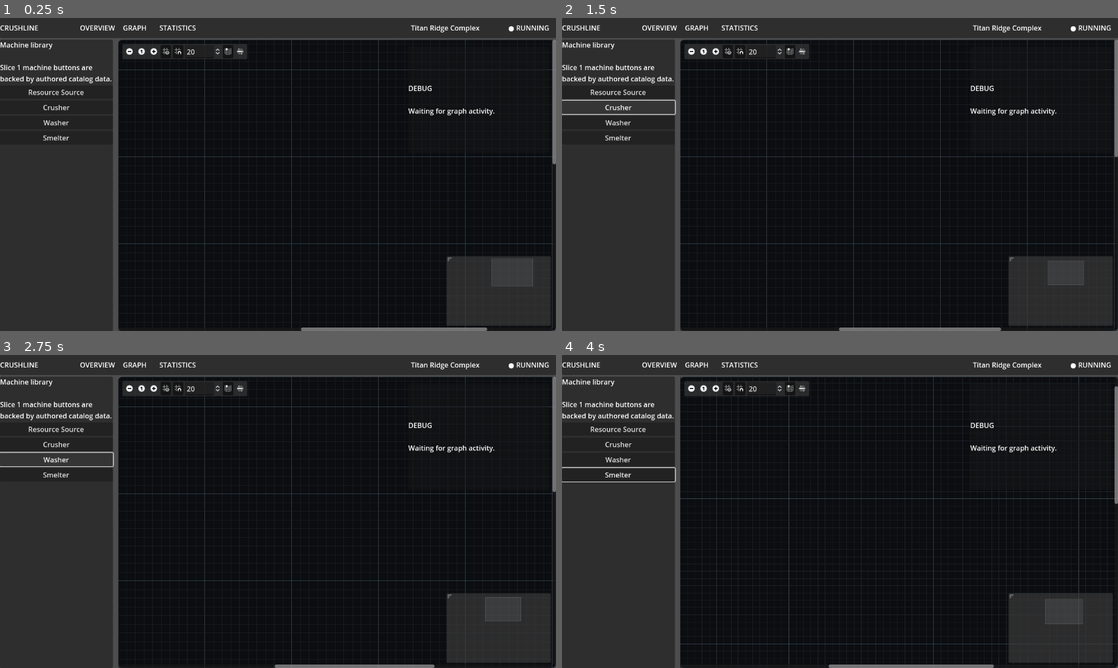
Above: before the commit, frames 1-4 (two rows, left to right).
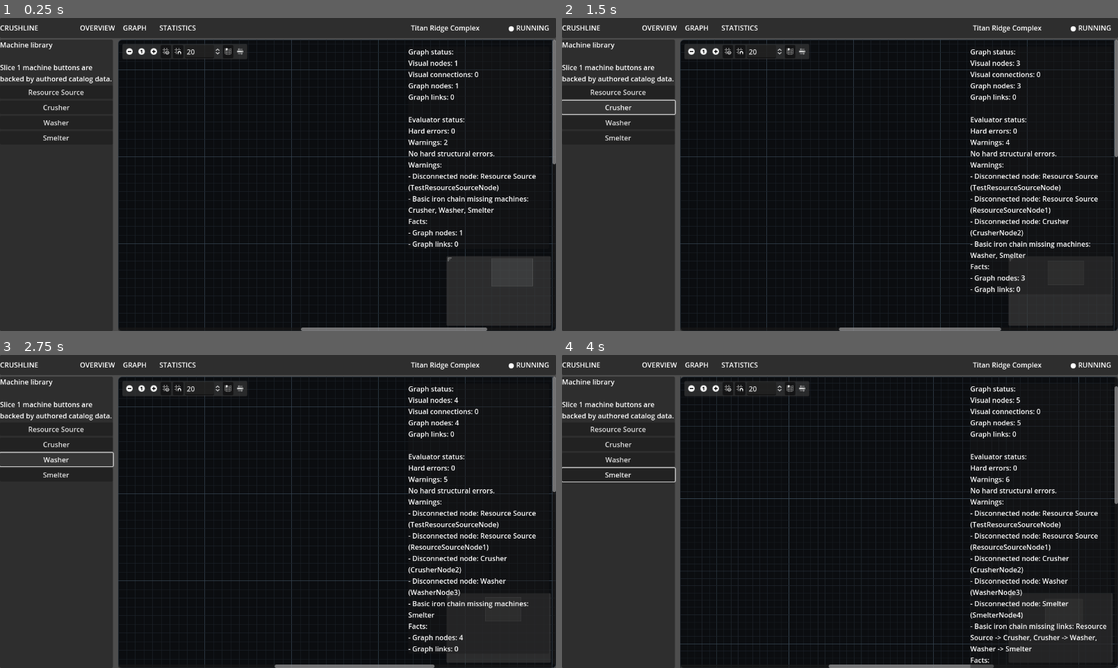
Above: after the commit, the same moments.

Repository: killerbearddude/Crushline-Godot
Game: Godot game, scene res://scenes/main/Main.tscn
Two runs of this game, one before a commit and one after it. Both use one fixed random seed, a clock stepped at 60 frames per second and the inputs below.
Inputs (mouse positions are in pixels of both pictures, inside the frame that each line leads up to):
- Up to frame 1 (0.25 s): no input
- Up to frame 2 (1.5 s): click "Resource Source" at 0.5 s; click "Crusher" at 1.25 s
- Up to frame 3 (2.75 s): click "Washer" at 2 s
- Up to frame 4 (4 s): click "Smelter" at 2.75 s; click (689, 389) at 3.5 s

The runs differ from the first frame. In frame 1, 2.0% of the frame differs, in the area x 73-97%, y 10-74%; in frame 2, 2.6%; in frame 3, 2.8%; in frame 4, 3.2%, in the area x 73-98%, y 10-100%.
Error before the commit: Invalid assignment of property or key 'text' with value of type 'String' on a base object of type 'null instance'. (res://scripts/ui/main_controller.gd:15)

Commit message:
Point diagnostics text at graph overlay

Diff:
--- a/scripts/ui/main_controller.gd
+++ b/scripts/ui/main_controller.gd
@@ -3,7 +3,7 @@
 const Slice1MachineCatalog = preload("res://scripts/content/slice1_machine_catalog.gd")
 
 @onready var graph_view := get_node("Root/Body/WorkArea/ProductionGraphView") as GraphEdit
-@onready var diagnostics_label := get_node("Root/Body/WorkArea/DiagnosticsPanel/DiagnosticsLabel") as Label
+@onready var diagnostics_label := get_node("Root/Body/WorkArea/DiagnosticsOverlay/DiagnosticsLabel") as Label
 
 func _ready() -> void:
 	_bind_machine_buttons()
